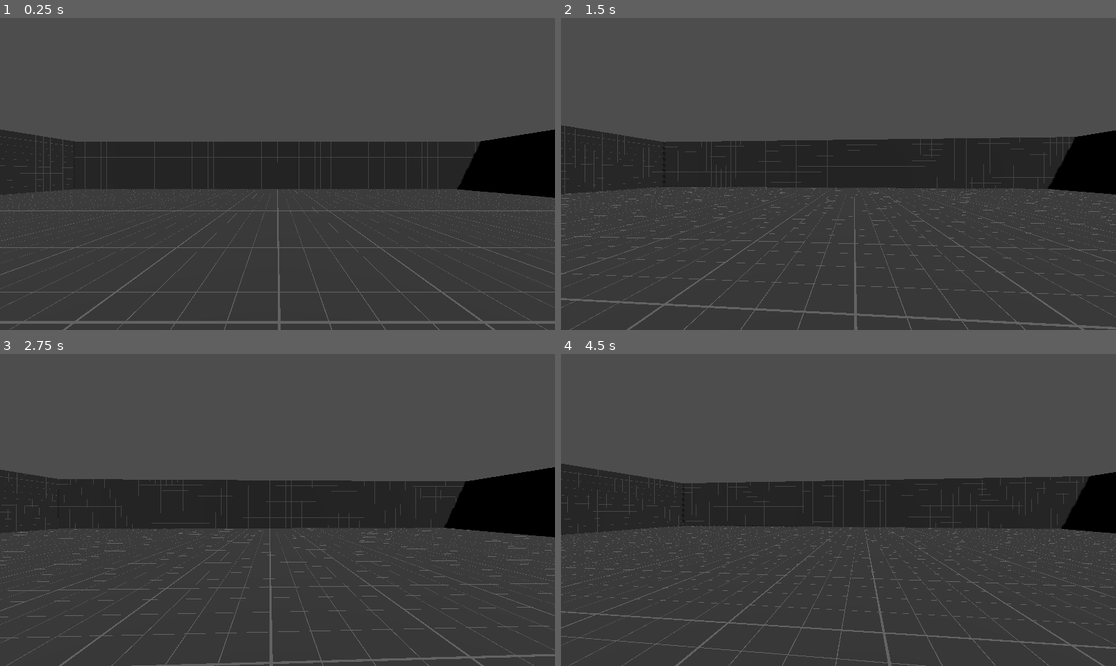
Above: before the commit, frames 1-4 (two rows, left to right).
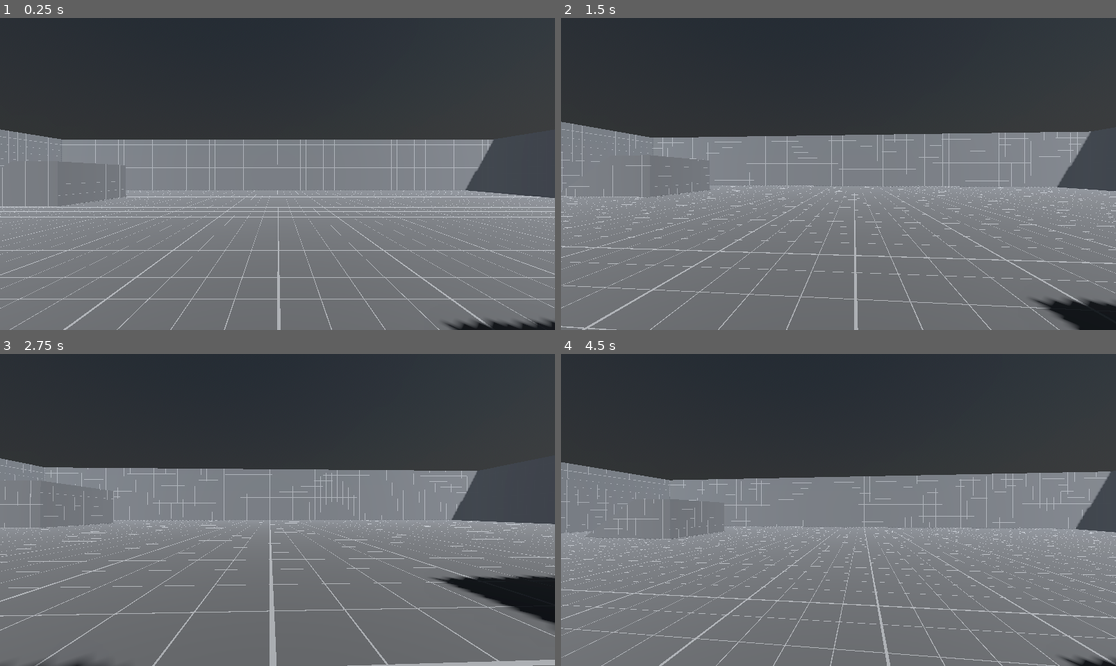
Above: after the commit, the same moments.

Repository: ThirdMorrigan/counterspell
Game: Godot game, scene res://!proto/proto_scene_1.tscn
The game is run twice, just before and just after one commit, with the same random seed, the same clock (stepped at 60 frames per second) and the same inputs.
Inputs (mouse positions are in pixels of both pictures, inside the frame that each line leads up to):
- Up to frame 1 (0.25 s): no input
- Up to frame 2 (1.5 s): tap Enter at 0.5 s; move the mouse to (866, 174) at 0.52 s; hold Ctrl (C, bound only after the commit) 0.53-1.28 s; tap Space (J) at 0.6 s; move the mouse to (810, 174) at 1.27 s; tap Ctrl (C, bound only after the commit) at 1.35 s
- Up to frame 3 (2.75 s): tap Space (J) at 1.55, 2.1 s; move the mouse to (288, 503) at 2.02 s; hold Ctrl (C, bound only after the commit) from 2.03 s (still down)
- Up to frame 4 (4.5 s): move the mouse to (832, 516) at 2.77 s; release Ctrl (C, bound only after the commit) at 2.78 s; tap S (M_B) at 2.85 s; tap Space (J) at 3.05 s; move the mouse to (877, 513) at 3.52 s; hold Ctrl (C, bound only after the commit) 3.53-4.28 s; tap W (M_F) at 3.6 s; move the mouse to (794, 506) at 4.27 s; tap A (M_L) at 4.35 s

The runs differ from the first frame. In frame 1, 94% of the frame differs, in the area x 0-100%, y 0-100%; in frame 2, 95%; in frame 3, 93%; in frame 4, 96%.

Commit message:
some more movement stuff + crouching

Diff:
--- a/!proto/proto_character.gd
+++ b/!proto/proto_character.gd
@@ -7,7 +7,12 @@
 @export var ACCEL : float = 60.0
 const STOP_SPEED : float = 0.5
 
-@export var JUMP_VELOCITY : float = 4.5
+@export var HEIGHT : float = 1.8
+@export var HEIGHT_CROUCH : float = 1.0
+var current_height : float
+var crouching : bool = false
+
+@export var JUMP_VELOCITY : float = 3.5
 
 @export var SENSITIVITY : float = 1.5
 const MOUSE_SCALE : float = PI/3600
@@ -17,8 +22,12 @@
 var gravity : float = ProjectSettings.get_setting("physics/3d/default_gravity")
 
 func _ready():
+	current_height = HEIGHT
+	$stand_check.position.y = HEIGHT_CROUCH
+	$stand_check.target_position.y = HEIGHT - HEIGHT_CROUCH
+	speed = SPEED
+	set_height(HEIGHT)
 	Input.mouse_mode = Input.MOUSE_MODE_CAPTURED
-	speed = SPEED
 
 func _unhandled_input(event):
 	if event is InputEventMouseMotion:
@@ -28,15 +37,20 @@
 
 	if not is_on_floor():
 		velocity.y -= gravity * delta
+	elif velocity:
+		var flat_velocity = velocity - Vector3.UP*velocity.y
+		$leading_edge.global_position = position + flat_velocity.normalized()*0.2 + Vector3.UP
 
 	if Input.is_action_just_pressed("J") and is_on_floor():
 		velocity.y = JUMP_VELOCITY
 
+	crouching = Input.is_action_pressed("C") or $stand_check.is_colliding()
+	update_height(delta)
 
 	var input_dir = Input.get_vector("M_L", "M_R", "M_F", "M_B")
 	var wish_3 = (transform.basis * Vector3(input_dir.x, 0.0, input_dir.y)).normalized()
 
-	friction(delta)
+	friction(delta, input_dir)
 
 	if input_dir:
 		if is_on_floor():
@@ -47,16 +61,37 @@
 
 	move_and_slide()
 
+func set_height(new:float):
+	$visuals.mesh.height = new
+	$visuals.position.y = new*0.5
+	$main_camera.position.y = new - 0.35
+	$cap.shape.height = new - 0.1
+	$cap.position.y = new*0.5 + 0.05
+
+	current_height = new
+
+
+func update_height(delta:float):
+	var target_height = HEIGHT_CROUCH if crouching else HEIGHT
+	if current_height != (target_height):
+		var new_height = lerp(current_height, target_height, 10.0*delta)
+		if abs(new_height-target_height) <= 0.005:
+			new_height = target_height
+		if !is_on_floor():
+			position.y -= new_height - current_height
+		set_height(new_height)
+
 func mouse_look(by:Vector2):
 	by *= MOUSE_SCALE * SENSITIVITY
 	rotate_y(by.x)
 	main_camera.rotate_x(by.y)
 
-func friction(delta:float):
+func friction(delta:float, moving:Vector2):
 	if is_on_floor():
 		var current_speed = velocity.length()
 		var current_dir = velocity/current_speed if current_speed > 0.0 else Vector3.ZERO
-		var slow_by = FRICTION*delta if current_speed > STOP_SPEED else current_speed
+		var edge_scale = (1.0 if $leading_edge.is_colliding() or moving else 3.0)
+		var slow_by = FRICTION*delta*edge_scale if current_speed > STOP_SPEED or moving else current_speed
 		velocity -= current_dir*slow_by
 
 func accelerate(wish_3:Vector3,delta:float):
@@ -70,5 +105,5 @@
 	var vel_h = velocity
 	vel_h.y = 0.0
 	var current_speed = vel_h.dot(wish_3)
-	var add_speed = clamp(delta*ACCEL*0.1, 0.0, speed*0.75-current_speed)
+	var add_speed = clamp(delta*ACCEL*0.15, 0.0, speed*0.75-current_speed)
 	velocity += wish_3 * add_speed
--- a/!proto/proto_character.tscn
+++ b/!proto/proto_character.tscn
@@ -7,25 +7,48 @@
 height = 1.8
 
 [sub_resource type="SeparationRayShape3D" id="SeparationRayShape3D_xlhs3"]
+length = 0.5
 
 [sub_resource type="CapsuleMesh" id="CapsuleMesh_hab0n"]
 radius = 0.4
 height = 1.9
 
 [node name="proto_character" type="CharacterBody3D"]
+collision_layer = 16
+collision_mask = 17
+floor_max_angle = 0.523599
 script = ExtResource("1_l4220")
 
-[node name="CollisionShape3D" type="CollisionShape3D" parent="."]
+[node name="cap" type="CollisionShape3D" parent="."]
 transform = Transform3D(1, 0, 0, 0, 1, 0, 0, 0, 1, 0, 1, 0)
 shape = SubResource("CapsuleShape3D_lf27m")
 
-[node name="CollisionShape3D2" type="CollisionShape3D" parent="."]
-transform = Transform3D(1, 0, 0, 0, -4.37114e-08, -1, 0, 1, -4.37114e-08, 0, 1, 0)
+[node name="separation_ray" type="CollisionShape3D" parent="."]
+transform = Transform3D(1, 0, 0, 0, -4.37114e-08, -1, 0, 1, -4.37114e-08, 0, 0.5, -0.2)
 shape = SubResource("SeparationRayShape3D_xlhs3")
 
-[node name="MeshInstance3D" type="MeshInstance3D" parent="."]
+[node name="separation_ray2" type="CollisionShape3D" parent="."]
+transform = Transform3D(1, 0, 0, 0, -4.37114e-08, -1, 0, 1, -4.37114e-08, 0, 0.5, 0.2)
+shape = SubResource("SeparationRayShape3D_xlhs3")
+
+[node name="separation_ray3" type="CollisionShape3D" parent="."]
+transform = Transform3D(1, 0, 0, 0, -4.37114e-08, -1, 0, 1, -4.37114e-08, 0.2, 0.5, 0)
+shape = SubResource("SeparationRayShape3D_xlhs3")
+
+[node name="separation_ray4" type="CollisionShape3D" parent="."]
+transform = Transform3D(1, 0, 0, 0, -4.37114e-08, -1, 0, 1, -4.37114e-08, -0.2, 0.5, 0)
+shape = SubResource("SeparationRayShape3D_xlhs3")
+
+[node name="visuals" type="MeshInstance3D" parent="."]
 transform = Transform3D(1, 0, 0, 0, 1, 0, 0, 0, 1, 0, 0.95, 0)
 mesh = SubResource("CapsuleMesh_hab0n")
 
 [node name="main_camera" type="Camera3D" parent="."]
-transform = Transform3D(1, 0, 0, 0, 1, 0, 0, 0, 1, 0, 1.4485, 0)
+transform = Transform3D(1, 0, 0, 0, 1, 0, 0, 0, 1, 0, 1.45, 0)
+
+[node name="leading_edge" type="RayCast3D" parent="."]
+transform = Transform3D(1, 0, 0, 0, 1, 0, 0, 0, 1, 0, 1, -0.4)
+target_position = Vector3(0, -1.5, 0)
+hit_from_inside = true
+
+[node name="stand_check" type="RayCast3D" parent="."]
--- a/!proto/proto_scene_1.tscn
+++ b/!proto/proto_scene_1.tscn
@@ -1,7 +1,31 @@
-[gd_scene load_steps=3 format=3 uid="uid://yg3qhvx8qqfi"]
+[gd_scene load_steps=6 format=3 uid="uid://yg3qhvx8qqfi"]
 
 [ext_resource type="Material" uid="uid://cs3tw7rnhind2" path="res://!proto/proto_boxes_gray.tres" id="1_fmsco"]
 [ext_resource type="PackedScene" uid="uid://bwlmk7cjcok7y" path="res://!proto/proto_character.tscn" id="1_m1jqt"]
+
+[sub_resource type="PhysicalSkyMaterial" id="PhysicalSkyMaterial_0lg7u"]
+
+[sub_resource type="Sky" id="Sky_b26q2"]
+sky_material = SubResource("PhysicalSkyMaterial_0lg7u")
+
+[sub_resource type="Environment" id="Environment_rngcy"]
+background_mode = 2
+sky = SubResource("Sky_b26q2")
+ssr_enabled = true
+ssao_enabled = true
+ssil_enabled = true
+sdfgi_enabled = true
+glow_enabled = true
+glow_levels/2 = 0.9
+glow_levels/3 = 0.0
+glow_levels/5 = 0.28
+glow_levels/7 = 0.9
+glow_normalized = true
+glow_bloom = 0.02
+fog_enabled = true
+fog_sun_scatter = 0.18
+fog_aerial_perspective = 0.789
+adjustment_enabled = true
 
 [node name="proto_scene_1" type="Node3D"]
 
@@ -20,8 +44,50 @@
 use_collision = true
 size = Vector3(38, 5, 38)
 
+[node name="CSGPolygon3D" type="CSGPolygon3D" parent="CSGCombiner3D"]
+transform = Transform3D(1, 0, 0, 0, 1, 0, 0, 0, 1, -14.5875, 0, -10)
+polygon = PackedVector2Array(0, 0, 3, 2, 5, 2, 5, 0)
+depth = 4.0
+
+[node name="CSGPolygon3D2" type="CSGPolygon3D" parent="CSGCombiner3D"]
+transform = Transform3D(1, 0, 0, 0, 1, 0, 0, 0, 1, -6, 0, 17)
+polygon = PackedVector2Array(-3, 0, 5, 5, 8, 5, 6, 0)
+depth = 4.0
+
+[node name="CSGPolygon3D4" type="CSGPolygon3D" parent="CSGCombiner3D"]
+transform = Transform3D(1, 0, 0, 0, 1, 0, 0, 0, 1, -6, 0, 13)
+polygon = PackedVector2Array(-3, 0, 5, 5, 9, 5, 6, 0)
+depth = 4.0
+
+[node name="CSGPolygon3D5" type="CSGPolygon3D" parent="CSGCombiner3D"]
+transform = Transform3D(1, 0, 0, 0, 1, 0, 0, 0, 1, -6, 0, 8)
+polygon = PackedVector2Array(0, 0, 5, 5, 9, 5, 6, 0)
+depth = 4.0
+
+[node name="CSGPolygon3D6" type="CSGPolygon3D" parent="CSGCombiner3D"]
+transform = Transform3D(1, 0, 0, 0, 1, 0, 0, 0, 1, -6, 0, 4)
+polygon = PackedVector2Array(1.5, 1.5, 3, 3, 7, 3, 7, 1.5)
+depth = 2.0
+
+[node name="CSGPolygon3D7" type="CSGPolygon3D" parent="CSGCombiner3D"]
+transform = Transform3D(1, 0, 0, 0, 1, 0, 0, 0, 1, -6, 0, 2)
+polygon = PackedVector2Array(2, 2, 3, 3, 7, 3, 7, 2)
+depth = 2.0
+
+[node name="CSGPolygon3D3" type="CSGPolygon3D" parent="CSGCombiner3D"]
+transform = Transform3D(1, 0, 0, 0, 1, 0, 0, 0, 1, 6.89751, 0, 20)
+polygon = PackedVector2Array(0, 0, -2, 6, 6, 6, 6, 0)
+depth = 18.95
+
 [node name="proto_character" parent="." instance=ExtResource("1_m1jqt")]
+transform = Transform3D(1, 0, 0, 0, 1, 0, 0, 0, 1, 0, 0.113469, -1.13586)
 
-[node name="DirectionalLight3D" type="DirectionalLight3D" parent="."]
-transform = Transform3D(0.663613, -0.624817, 0.411365, 0, 0.549898, 0.835232, -0.748076, -0.554271, 0.364919, 0, 0, 0)
+[node name="proto_env_1" type="Node3D" parent="."]
+
+[node name="DirectionalLight3D" type="DirectionalLight3D" parent="proto_env_1"]
+transform = Transform3D(0.786849, -0.45777, 0.413903, -1.38266e-08, 0.670673, 0.741754, -0.617146, -0.583648, 0.527718, 0, 0, 0)
+light_energy = 2.676
 shadow_enabled = true
+
+[node name="WorldEnvironment" type="WorldEnvironment" parent="proto_env_1"]
+environment = SubResource("Environment_rngcy")
--- a/project.godot
+++ b/project.godot
@@ -47,3 +47,18 @@
 "events": [Object(InputEventMouseButton,"resource_local_to_scene":false,"resource_name":"","device":-1,"window_id":0,"a …(253 unchanged characters)…
 ]
 }
+C={
+"deadzone": 0.5,
+"events": [Object(InputEventKey,"resource_local_to_scene":false,"resource_name":"","device":-1,"window_id":0,"alt_pressed":false,"shift_pressed":false,"ctrl_pressed":false,"meta_pressed":false,"pressed":false,"keycode":0,"physical_keycode":4194326,"key_label":0,"unicode":0,"echo":false,"script":null)
+]
+}
+
+[layer_names]
+
+3d_physics/layer_1="world"
+3d_physics/layer_2="world bangable"
+3d_physics/layer_5="player"
+
+[physics]
+
+common/physics_ticks_per_second=120
